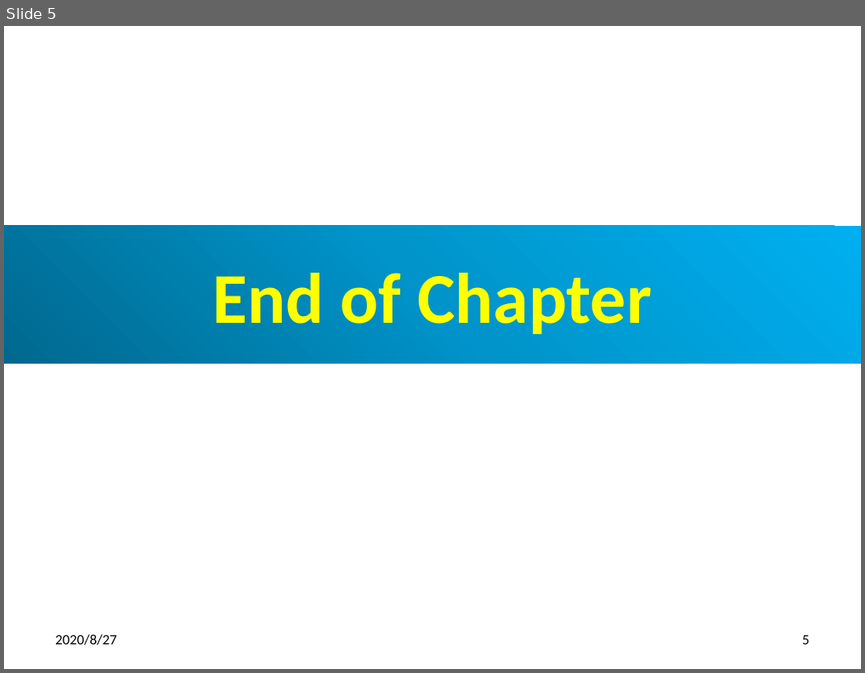
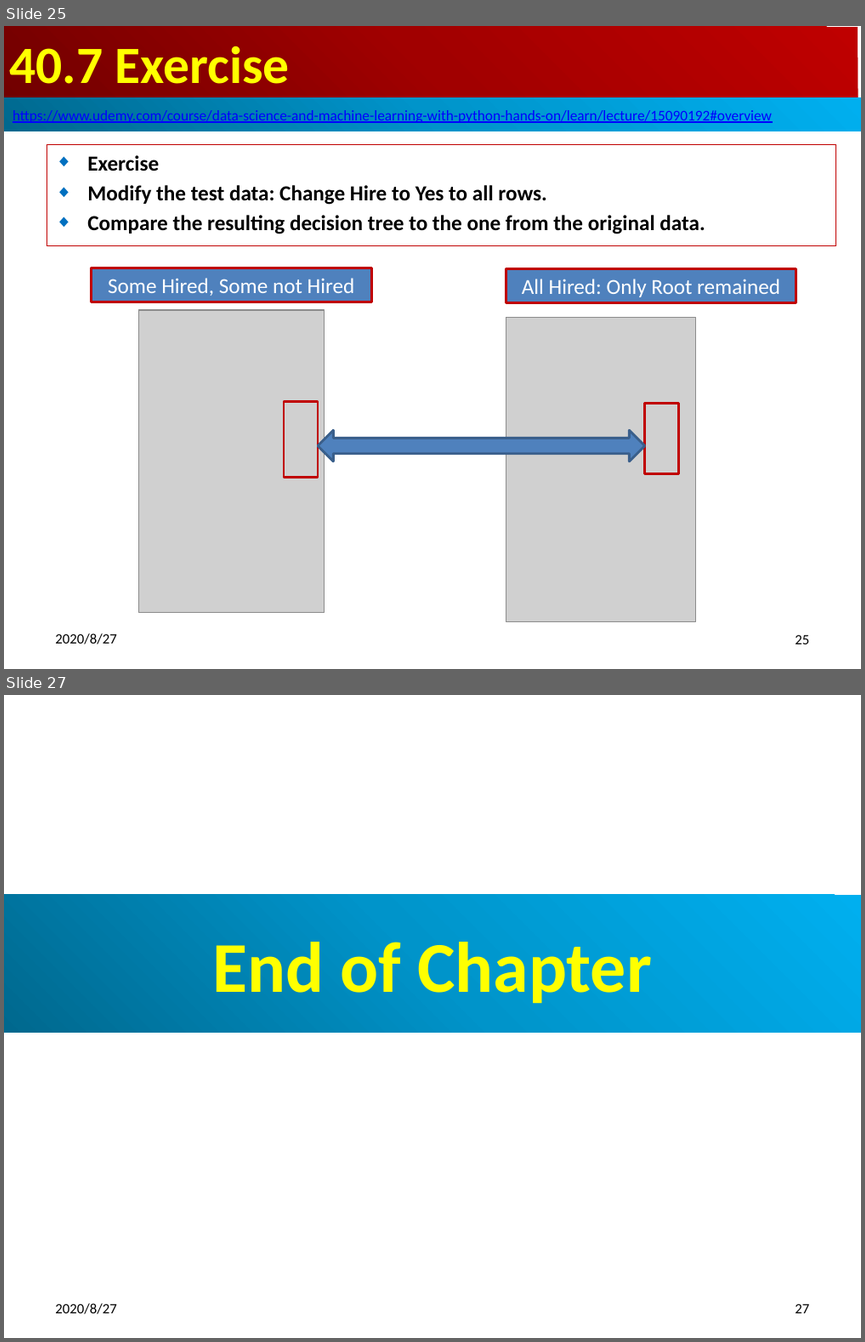
Before and after one commit to peterhchen/900_Python_ML_DS_DL, a slide deck: 040_PredictHireDecision.pptx. Shown one above the other, each under a label of ours: slide 5 before the commit, slides 25 and 27 after it; the slides between them are not shown. The pictures are 865x673 and 865x1342 pixels, drawn with LibreOffice and Linux fonts; fonts in the diff are those of the drawing; grey boxes stand for pictures. Boxes give left, top, right and bottom in pixels: in the first picture for what was removed or moved away, otherwise in the second. Text is boxed around its words. In the diff, an @@ line names an element or a change of style, - is before the commit and + after.

```diff
--- a/040_PredictHireDecision.pptx
+++ b/040_PredictHireDecision.pptx
@@ slide 25 added at <box>4,26,861,669</box>, background #FFFFFF @@
@@ title added at <box>4,27,857,99</box>, fill gradient #720000 to #A20000 to #C00000, 44 pt, text #FFFF00, bold @@
+40.7 Exercise
@@ rectangle added at <box>4,98,861,131</box>, fill gradient #00688E to #0094CA to #00B0F0, 12.4 pt, text #0000FF, underline @@
+https://www.udemy.com/course/data-science-and-machine-learning-with-python-hands-on/learn/lecture/15090192#overview
@@ subtitle added at <box>46,145,836,246</box>, outline #C00000 0.75 pt, 18 pt, text #000000, bold @@
+◆ Exercise
+◆ Modify the test data: Change Hire to Yes to all rows.
+◆ Compare the resulting decision tree to the one from the original data.
@@ rectangle added at <box>91,267,371,302</box>, fill #4F81BD, outline #C00000 2 pt, 18 pt, text #FFFFFF @@
+Some Hired, Some not Hired
@@ rectangle added at <box>506,268,795,303</box>, fill #4F81BD, outline #C00000 2 pt, 18 pt, text #FFFFFF @@
+All Hired: Only Root remained
@@ picture added at <box>138,310,324,612</box> @@
@@ picture added at <box>506,318,695,622</box> @@
@@ rectangle added at <box>284,402,318,476</box>, outline #C00000 2 pt @@
@@ rectangle added at <box>645,403,679,474</box>, outline #C00000 2 pt @@
@@ left right arrow added at <box>318,431,645,461</box>, fill #4F81BD, outline #3A5F8C 2 pt @@
@@ text added at <box>55,633,116,644</box>, 12 pt, text #000000 @@
+2020/8/27
@@ page number added at <box>794,635,809,644</box>, 12 pt, text #000000 @@
+25
@@ what was slide 5 is now slide 27 @@
@@ page number at <box>794,1304,809,1313</box>: text changed @@
-5
+27
```
Also in this commit, not shown: 3 slides changed, 21 other slides added.
